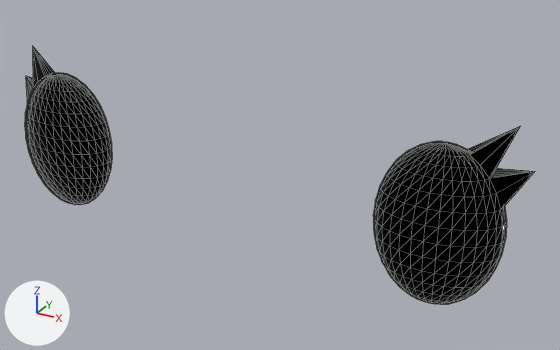
The glTF model public/models/avatar/customization/Eyes.003.glb, before and after one commit.
One viewpoint serves both versions: a 50 mm lens placed at (0.245, -0.781, 1.908), pointed at (0.028, -0.387, 1.712). The axes (+X, +Y, +Z) are drawn at lower left. The lights are the same throughout. Mesh edges are drawn as thin lines. Vertices at the same position are counted once.

Script lines for the objects in view, before the commit:
```python
me_eyes_004 = bpy.data.meshes.new('Eyes.004')
me_eyes_004.from_pydata(...)  # 954 vertices, 1900 faces; spans x -18.2..18.2, y 166.0..177.0, z 37.9..42.2
me_eyes_004.materials.append(mat_blackshiny)  # black #000000
ob_eyes_003 = bpy.data.objects.new('Eyes.003', me_eyes_004)
ob_eyes_003.location = (0.0, 0.0, 0.0)
ob_eyes_003.rotation_euler = (1.571, 0.0, 0.0)  # degrees (90, 0, 0)
ob_eyes_003.scale = (0.01, 0.01, 0.01)
```
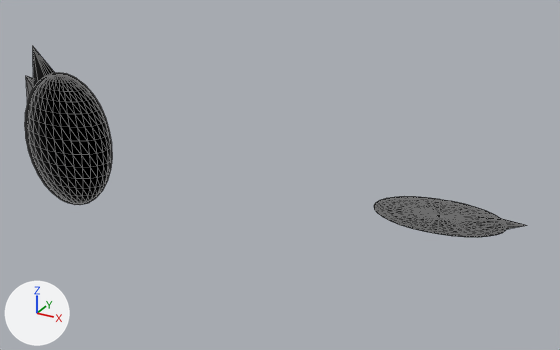
The newer file adds a shape key; the second version is drawn at full value of the shape key 'eyeBlinkLeft' of 'Eyes.003', and the change is written as the vertex moves it makes.

Where the change shows, as pixel boxes (x1, y1, x2, y2) in the pictures (560 x 350 px; the box of a moved part takes in the faces that stretch with it):
```json
{"object": "Eyes.003", "change": "reshaped", "before": [25, 47, 535, 304], "after": [25, 47, 526, 237], "on screen": "26% shorter"}
{"part": 1, "of": "me_eyes_004", "change": "moved or reshaped", "before": [373, 126, 535, 304], "after": [374, 197, 526, 237]}
```

Scene script edits in JSON lines:
```json
{"block": "me_eyes_004", "where": "me_eyes_004.from_pydata(...)  # 954 vertices, 1900 faces; spans x -18.2..18.2, y 166.0..177.0, z 37.9..42.2"}
{"block": "me_eyes_004", "where": "# used by ob_eyes_003; location = (0.0, 0.0, 0.0); rotation_euler = (1.571, 0.0, 0.0), in degrees (90, 0, 0); scale = (0.01, 0.01, 0.01)"}
{"block": "me_eyes_004", "change": "me_eyes_004 part 1: the loose piece of 477 vertices spanning x 9.9..18.2, y 166.0..177.0, z 37.9..42.2 is scaled about its middle by (1, 0.00914, 1)"}
```
